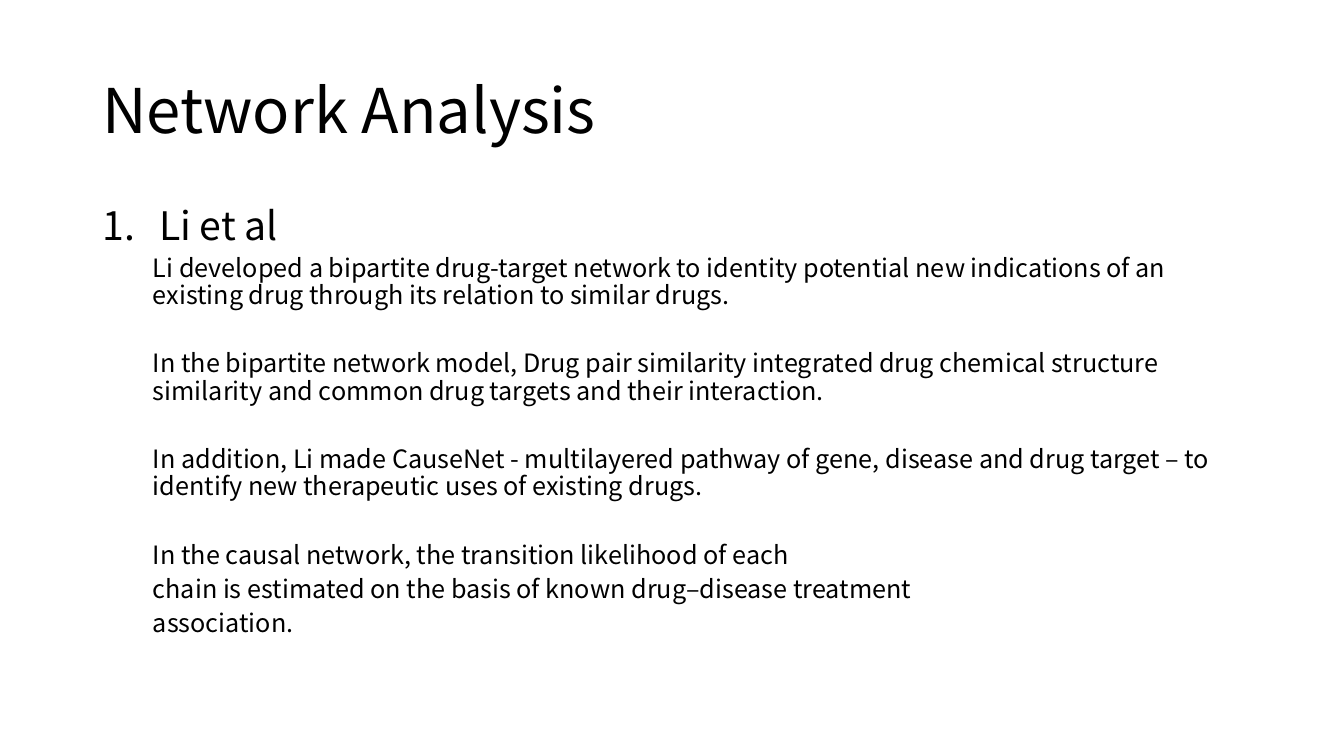
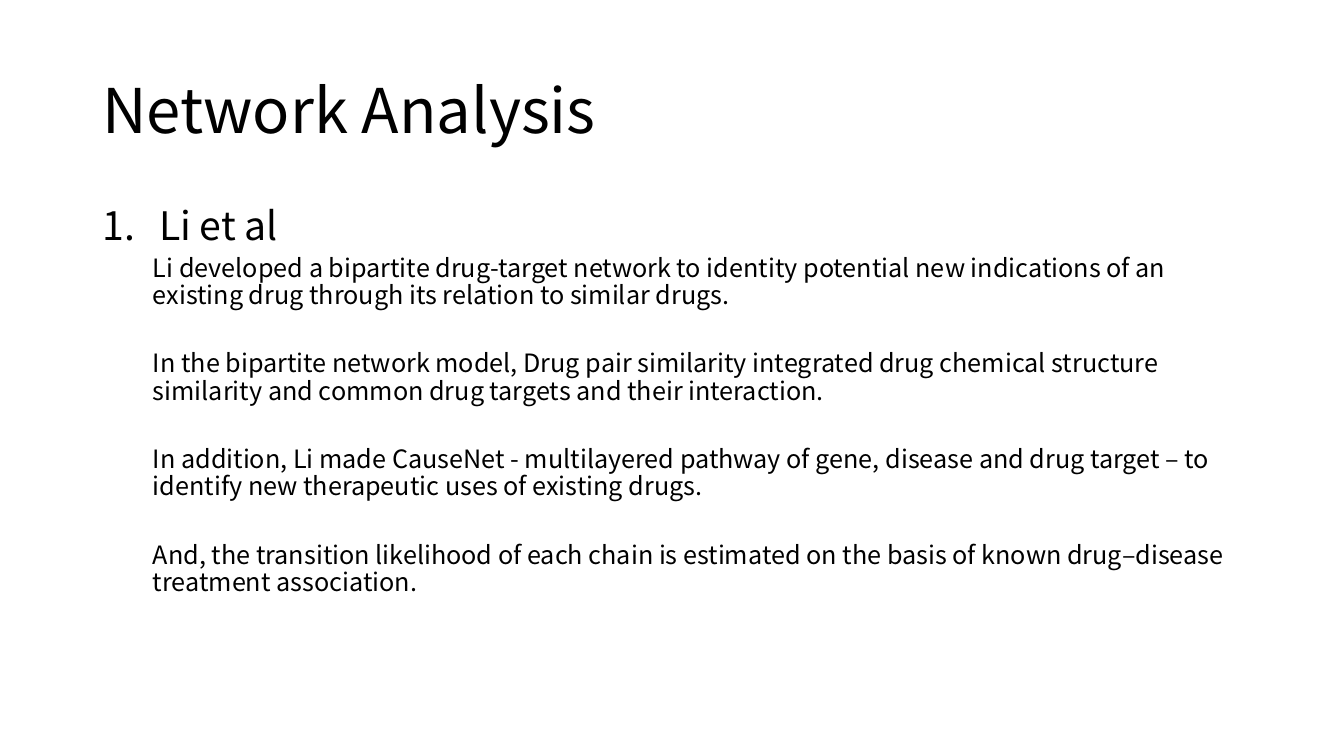
Before and after one commit to moklise/TIL, a slide deck: slide 3 of Review/[2] A Survey Off Current Trends In Computational Drug/A survey of current trends in computational drug.pptx. Drawn at 1344x756 pixels with LibreOffice and Linux fonts; fonts in the diff are those of the drawing. Boxes give left, top, right and bottom in pixels: in the first picture for what was removed or moved away, otherwise in the second. Text is boxed around its words. In the diff, an @@ line names an element or a change of style, - is before the commit and + after.

```diff
--- a/Review/[2] A Survey Off Current Trends In Computational Drug/A survey of current trends in computational drug.pptx
+++ b/Review/[2] A Survey Off Current Trends In Computational Drug/A survey of current trends in computational drug.pptx
@@ text at box(153, 543, 1223, 592): text changed @@
-  In the causal network, the transition likelihood of each
-  chain is estimated on the basis of known drug–disease treatment
-  association.
+  And, the transition likelihood of each chain is estimated on the basis of known drug–disease treatment association.
```
Also in this commit, not shown: 8 other slides changed, 2 slides added, 1 slide removed.
